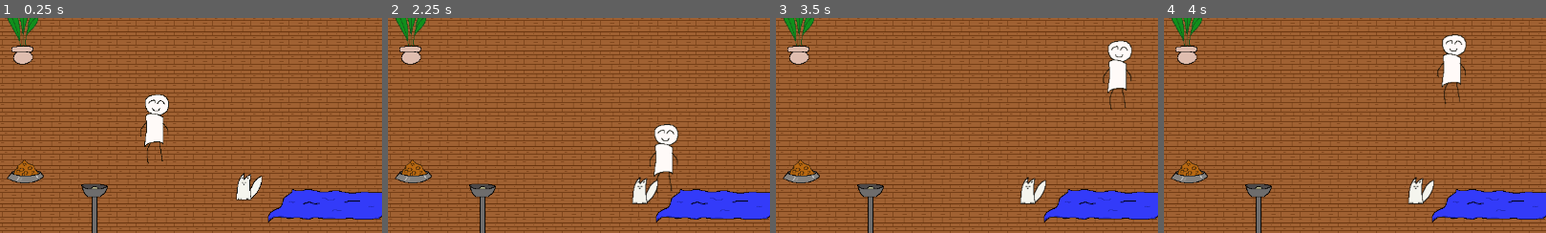
Above: before the commit, frames 1-4 (left to right).
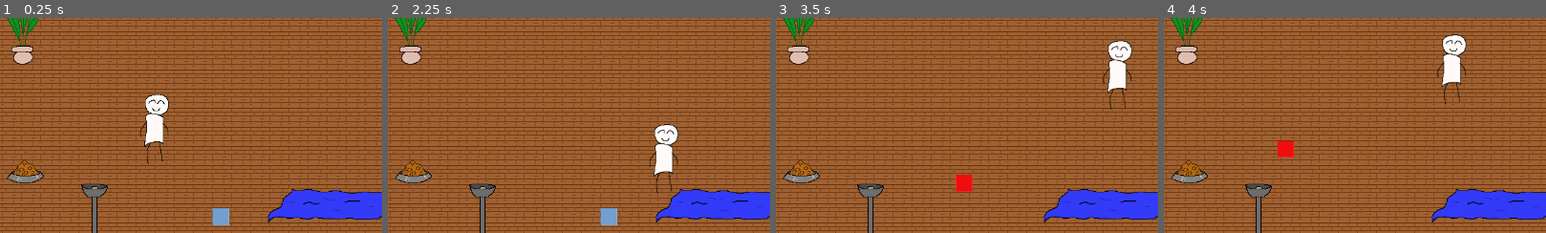
Above: after the commit, the same moments.

Repository: Mad2F/Catografy
Game: Godot game, scene res://code/main.tscn
Same seed, same stepped clock (60 frames per second), same inputs: the game is played once before the commit and once after it.
Inputs:
- Up to frame 1 (0.25 s): no input
- Up to frame 2 (2.25 s): tap Enter at 0.5 s; hold Right (move_right) 0.53-1.28 s; tap E (main_action) at 0.6, 1.35, 2.1 s; hold Down (move_down) 1.28-2.03 s; tap Space at 2 s; hold Right (move_right) from 2.03 s (still down)
- Up to frame 3 (3.5 s): release Right (move_right) at 2.78 s; hold Up (move_up) from 2.78 s (still down); tap E (main_action) at 2.85 s
- Up to frame 4 (4 s): release Up (move_up) at 3.53 s; hold Left (move_left) from 3.53 s (still down); tap E (main_action) at 3.6 s
The pictures show only the part of the screen within x 4-54%, y 4-54%; the shares and areas given below are measured in that part.

The runs differ from the first frame. In frame 1, 1.0% of the frame differs, in the area x 55-69%, y 72-97%; in frame 2, 1.0%; in frame 3, 1.0%, in the area x 47-71%, y 72-87%; in frame 4, 1.0%.

Commit message:
feat: add sprites to photo

Diff:
--- a/code/Characters/Cat.tscn
+++ b/code/Characters/Cat.tscn
@@ -5,8 +5,6 @@
 [ext_resource type="PackedScene" uid="uid://dbtqhbok2o52t" path="res://code/Composition/PickableItem.tscn" id="2_pcr2h"]
 [ext_resource type="AudioStream" uid="uid://dk3v281sqt7k6" path="res://assets/sound/purr.ogg" id="3_qs807"]
 
-[sub_resource type="RectangleShape2D" id="RectangleShape2D_8k3dk"]
-
 [sub_resource type="AtlasTexture" id="AtlasTexture_qs807"]
 atlas = ExtResource("2_8k3dk")
 region = Rect2(0, 56, 28, 28)
@@ -250,8 +248,14 @@
 "speed": 5.0
 }]
 
+[sub_resource type="RectangleShape2D" id="RectangleShape2D_8k3dk"]
+
 [node name="Cat" type="CharacterBody2D"]
 script = ExtResource("1_r3dqq")
+
+[node name="Sprite2D" type="AnimatedSprite2D" parent="."]
+sprite_frames = SubResource("SpriteFrames_qs807")
+animation = &"licking"
 
 [node name="Pickable" parent="." instance=ExtResource("2_pcr2h")]
 
@@ -262,8 +266,4 @@
 [node name="CollisionShape2D" type="CollisionShape2D" parent="."]
 shape = SubResource("RectangleShape2D_8k3dk")
 
-[node name="animation" type="AnimatedSprite2D" parent="."]
-sprite_frames = SubResource("SpriteFrames_qs807")
-animation = &"licking"
-
 [connection signal="picked" from="." to="." method="_on_picked"]
--- a/code/main.gd
+++ b/code/main.gd
@@ -26,11 +26,18 @@
 	if !$FlashSound.is_playing():
 		$FlashSound.play()
 		$flash_cone.show()
-	var PlayerSprite := Sprite2D.new()
-	PlayerSprite.texture = $Player.sprite.texture
-	PlayerSprite.position = _to_camera_scaled_coord($Player.position)
+
 	Global.photo1.clear()
+
+	var PlayerSprite := _extractSprite($Player)
 	Global.photo1.append(PlayerSprite)
+
+	var CatSprite := _extractSprite($Cat)
+	Global.photo1.append(CatSprite )
+
+	for child in get_node("MiscItems").get_children():
+		var objSprite := _extractSprite(child)
+		Global.photo1.append(objSprite)
 	await get_tree().create_timer(0.2).timeout
 	$flash_cone.hide()
 
@@ -38,6 +45,21 @@
 func _showPhoto():
 	# TODO : display the current photo taken on the bottom right of the screen for a few seconds
 	pass
+
+#TODO ERWAN ne pas mettre get_child de 0 on veut récupérer le noeud de type Sprite2D
+func _extractSprite(node: Node) -> Sprite2D:
+	var sprite := Sprite2D.new()
+	var ref = node.get_child(0)
+	if (ref is Sprite2D):
+		sprite.texture = ref.texture
+	elif (ref is AnimatedSprite2D):
+		var frameIndex: int = ref.get_frame()
+		var animationName: String = ref.animation
+		var spriteFrames: SpriteFrames = ref.get_sprite_frames()
+		var currentTexture: Texture2D = spriteFrames.get_frame_texture(animationName, frameIndex)
+		sprite.texture = currentTexture
+	sprite.position = _to_camera_scaled_coord(node.position)
+	return sprite
 
 # Return a vector (x,y) representing the position of the item in the FOV triangle of the camera
 # x = 0 : Full left in the camera FOV, x = 1 : Full Right in the camera FOV
--- a/code/main.tscn
+++ b/code/main.tscn
@@ -13,6 +13,7 @@
 [ext_resource type="Texture2D" uid="uid://dcob3cc0mqa7o" path="res://assets/image/flash_cone.png" id="11_y5miu"]
 [ext_resource type="PackedScene" uid="uid://cb3lka58w74iw" path="res://code/Environment/MiscItems/FlowerPot.tscn" id="12_3fuxk"]
 [ext_resource type="PackedScene" uid="uid://4n72o7pas5q5" path="res://code/Environment/MiscItems/Lamp.tscn" id="13_48wk2"]
+[ext_resource type="PackedScene" uid="uid://bfkt54bpb4vwc" path="res://code/Characters/Cat.tscn" id="14_3fuxk"]
 
 [node name="Main" type="Node2D"]
 y_sort_enabled = true
@@ -28,7 +29,11 @@
 position = Vector2(394, 542)
 
 [node name="Animal" parent="." instance=ExtResource("4_85am2")]
+visible = false
 position = Vector2(459, 309)
+
+[node name="Cat" parent="." instance=ExtResource("14_3fuxk")]
+position = Vector2(418, 360)
 
 [node name="FlashSound" type="AudioStreamPlayer2D" parent="."]
 stream = ExtResource("6_3ooh7")
--- a/code/scripts/cat.gd
+++ b/code/scripts/cat.gd
@@ -40,8 +40,8 @@
 		time = 0
 
 		if (picked_up == false):
-			var choice = choose()
-			get_node("animation").play(choice)
+			var choice = choose( )
+			get_node("Sprite2D").play(choice)
 			print(choice)
 
 			if choice == "walking" or choice == "zoomies":
@@ -55,7 +55,6 @@
 
 	if (picked_up == false and speed > 0):
 		var collide = move_and_collide(direction * speed * delta)
-		print(direction * speed)
 		if collide:
 			direction = direction.bounce(collide.get_normal())
 
@@ -70,7 +69,7 @@
 	if (up != picked_up):
 		picked_up = up
 		if (picked_up):
-			get_node("animation").play("sitting")
+			get_node("Sprite2D").play("sitting")
 			stop_moving()
 			if !$PurrSound.is_playing():
 				$PurrSound.play()
Not shown: 1 places in code/main.tscn that only renumber resources
